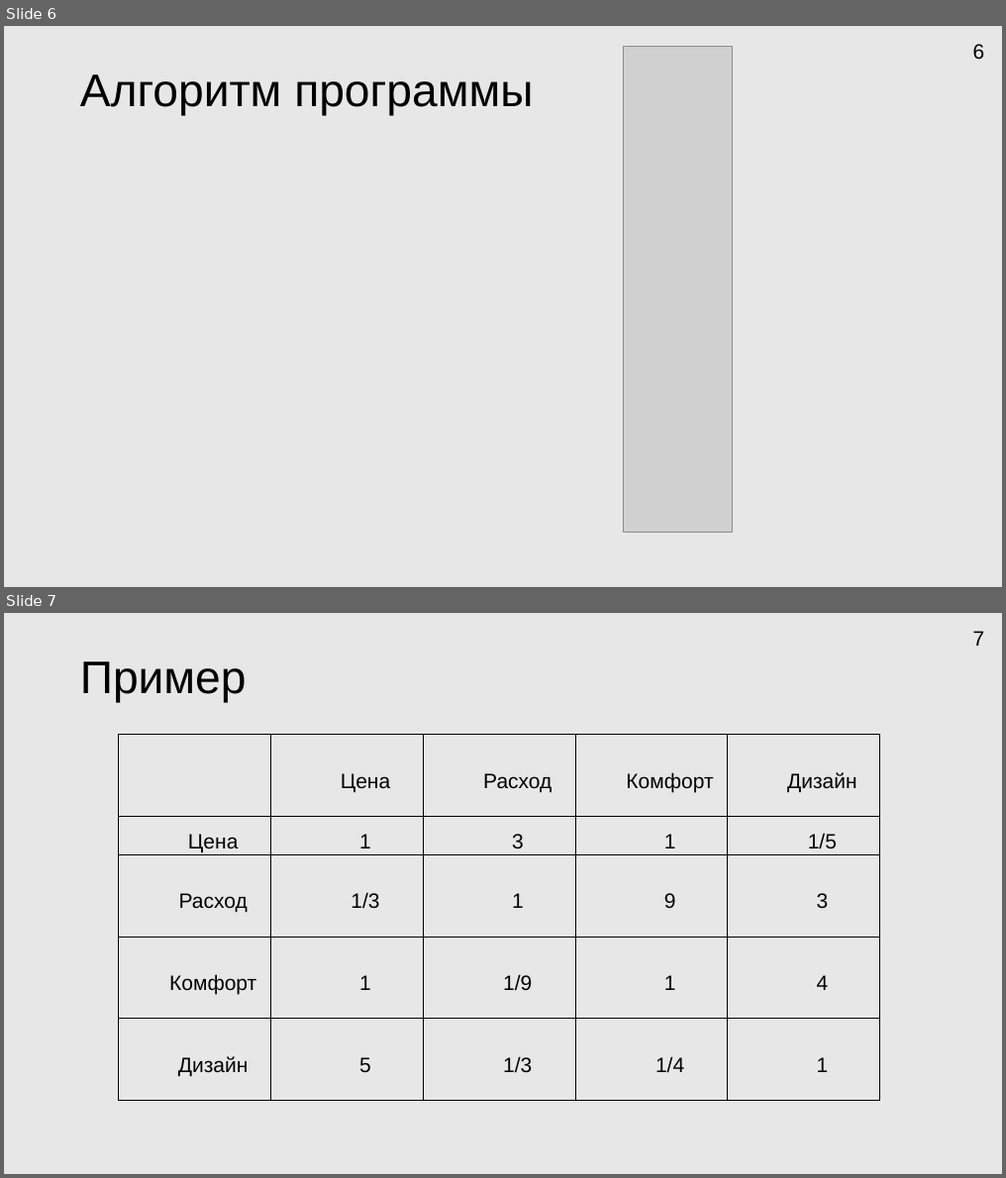
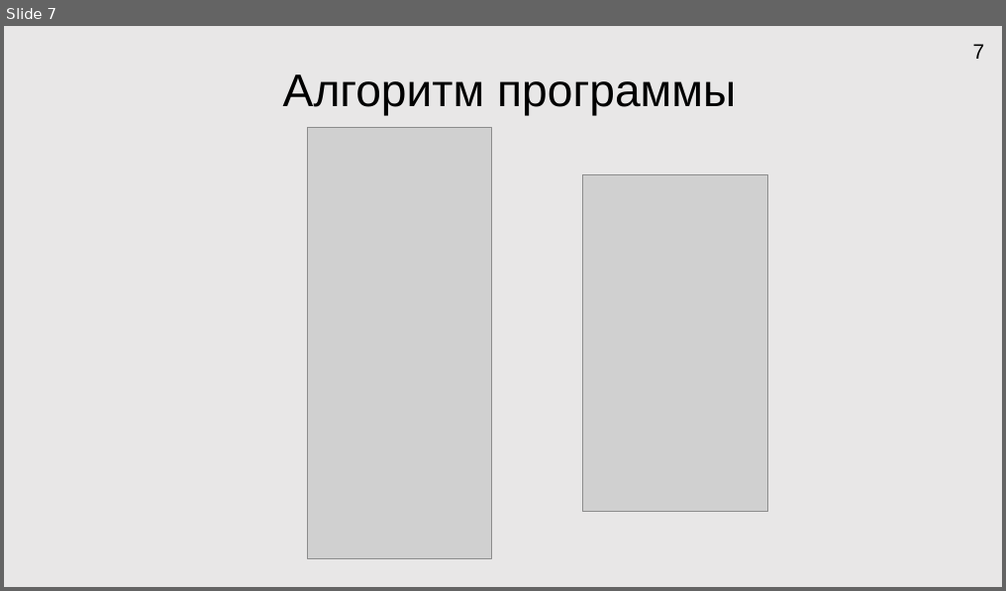
Before and after one commit to HORNetpy/testgitrepo, a slide deck: Docs/Мои документы/Презентация Microsoft PowerPoint.pptx. Shown one above the other, each under a label of ours: slides 6 and 7 before the commit, slide 7 after it. The pictures are 1006x1178 and 1006x591 pixels, drawn with LibreOffice and Linux fonts; fonts in the diff are those of the drawing; grey boxes stand for pictures. Boxes give left, top, right and bottom in pixels: in the first picture for what was removed or moved away, otherwise in the second. Text is boxed around its words. In the diff, an @@ line names an element or a change of style, - is before the commit and + after.

```diff
--- a/Docs/Мои документы/Презентация Microsoft PowerPoint.pptx
+++ b/Docs/Мои документы/Презентация Microsoft PowerPoint.pptx
@@ slide 7 removed at box(4, 613, 1002, 1174), background #E9E7E7 @@
@@ page number removed at box(973, 631, 985, 646) @@
-7
@@ title removed at box(80, 662, 247, 702) @@
-Пример
@@ table removed at box(119, 735, 878, 1100), 5 rows, 5 columns @@
- | Цена | Расход | Комфорт | Дизайн
-Цена | 1 | 3 | 1 | 1/5
-Расход | 1/3 | 1 | 9 | 3
-Комфорт | 1 | 1/9 | 1 | 4
-Дизайн | 5 | 1/3 | 1/4 | 1
@@ what was slide 6 is now slide 7 @@
@@ slide 7 changed as well @@
@@ picture removed at box(623, 46, 732, 532) @@
@@ page number at box(973, 44, 985, 59): text changed @@
-6
+7
@@ title "Алгоритм программы" at box(283, 75, 736, 115): alignment left to centre @@
@@ picture added at box(307, 127, 491, 559) @@
@@ picture added at box(583, 174, 767, 511) @@
```
Also in this commit, not shown: 8 other slides changed, 6 slides added, 4 other files.
